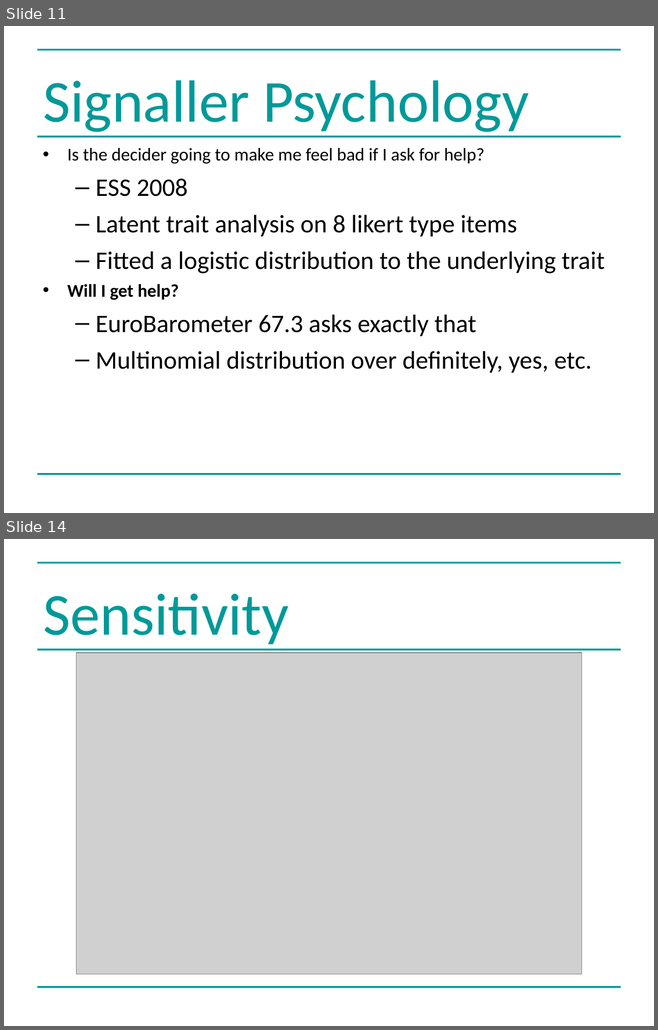
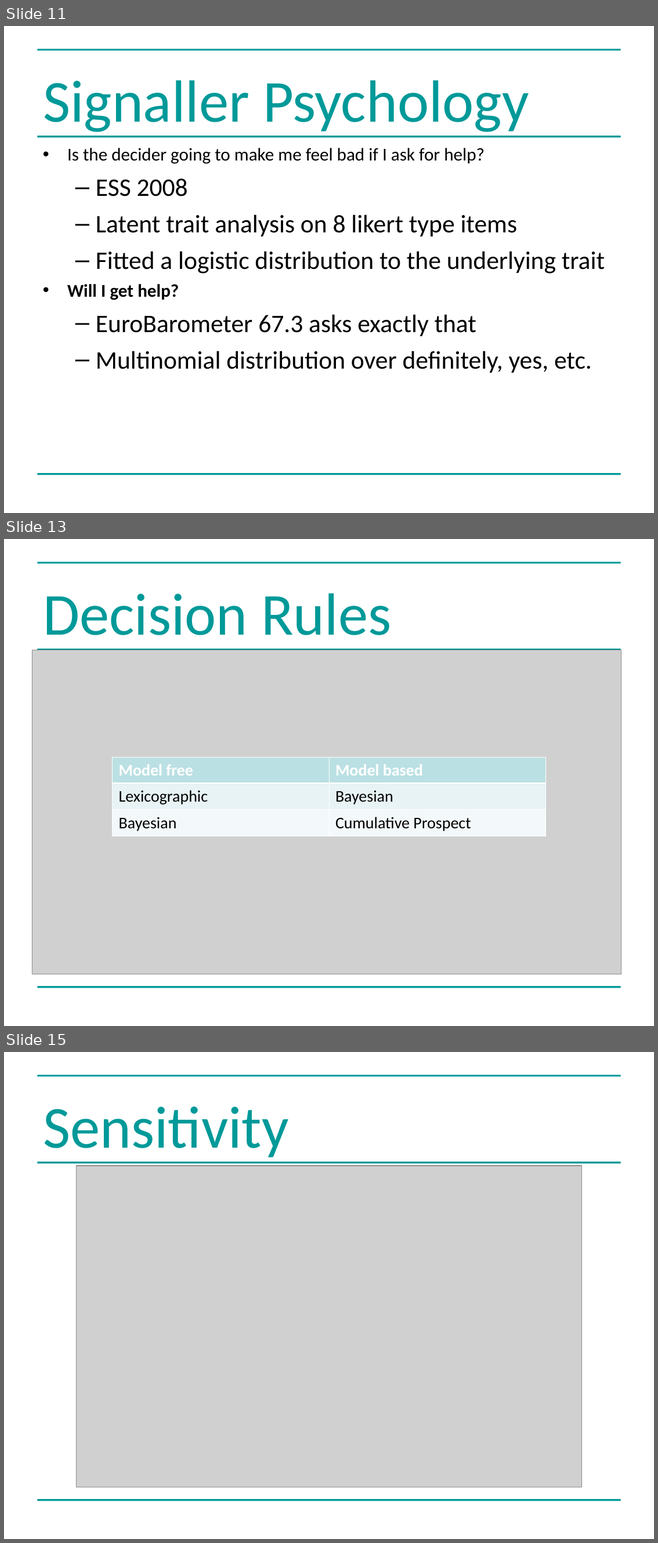
Before and after one commit to greenape/bsps2015, a slide deck: presentation/risky_aging_bsps.ppt. Shown one above the other, each under a label of ours: slides 11 and 14 before the commit, slides 11, 13 and 15 after it; the slides between them are not shown. The pictures are 658x1030 and 658x1543 pixels, drawn with LibreOffice and Linux fonts; fonts in the diff are those of the drawing; grey boxes stand for pictures. Boxes give left, top, right and bottom in pixels: in the first picture for what was removed or moved away, otherwise in the second. Text is boxed around its words. In the diff, an @@ line names an element or a change of style, - is before the commit and + after.

```diff
--- a/presentation/risky_aging_bsps.ppt
+++ b/presentation/risky_aging_bsps.ppt
@@ slide 13 added at (4,539,654,1026), background #FFFFFF; not listed: 3 template elements that a slide beside it also shows @@
@@ title added at (43,593,391,635), 66 pt, text #009999 @@
+Decision Rules
@@ picture added at (32,650,621,974) @@
@@ table added at (112,757,545,837), 3 rows, 2 columns @@
+Model free | Model based
+Lexicographic | Bayesian
+Bayesian | Cumulative Prospect
@@ what was slide 14 is now slide 15 @@
```
Also in this commit, not shown: 3 slides changed.
